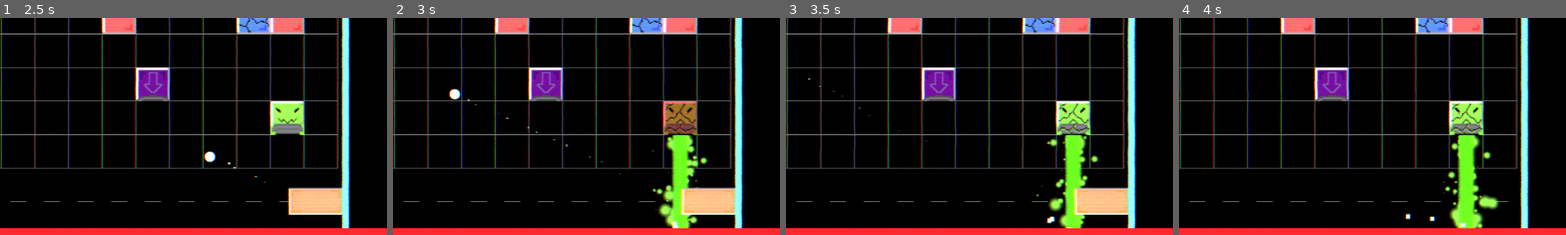
Above: before the commit, frames 1-4 (left to right).
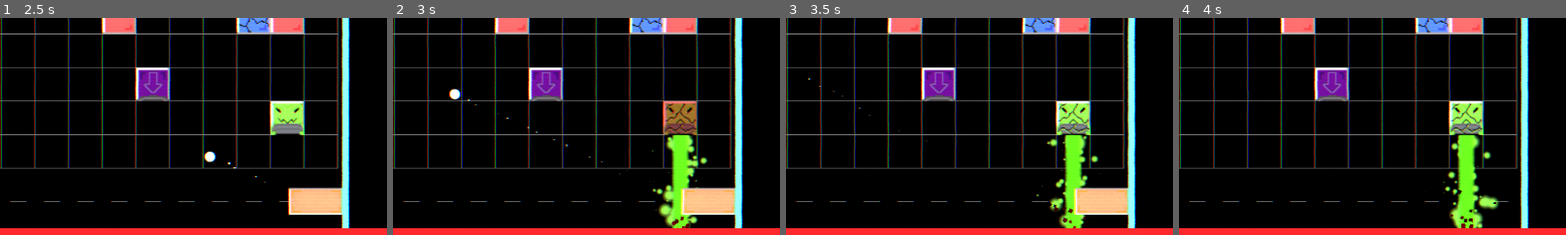
Above: after the commit, the same moments.

Repository: Nicheen/NotPong2025
Game: Godot game, scene res://scenes/menus/main_menu.tscn
The game is run twice, just before and just after one commit, with the same random seed, the same clock (stepped at 60 frames per second) and the same inputs.
Inputs (mouse positions are % of the whole screen's width and height, from its top left):
- Up to frame 1 (2.5 s): click "START GAME" at 0.5 s; tap Enter (ui_accept) at 1.25, 1.52, 2.27 s; move the mouse to (72, 45) at 1.27 s; hold D (move_right) 1.28-2.03 s; click (72, 45) at 1.35 s; move the mouse to (30, 55) at 2.02 s; hold S (teleport_down) from 2.03 s (still down); click (30, 55) at 2.1 s
- Up to frame 2 (3 s): move the mouse to (60, 28) at 2.77 s; release S (teleport_down) at 2.78 s; hold D (move_right) from 2.78 s (still down); click (60, 28) at 2.85 s
- Up to frame 3 (3.5 s): keep holding D (move_right)
- Up to frame 4 (4 s): move the mouse to (45, 70) at 3.52 s; release D (move_right) at 3.53 s; hold W (teleport_up) from 3.53 s (still down); click (45, 70) at 3.6 s; tap Enter (ui_accept) at 3.77 s
The pictures show only the part of the screen within x 39-89%, y 50-100%; the shares and areas given below are measured in that part.

Frame 1 is identical in both runs. In frame 2, 0.1% of the frame differs, in the area x 71-77%, y 91-97%; in frame 3, 0.2%; in frame 4, 0.3%, in the area x 58-83%, y 79-97%.

Commit message:
laser effect fixed

Diff:
--- a/NOTPONG/effects/laser.gd
+++ b/NOTPONG/effects/laser.gd
@@ -22,6 +22,7 @@
 
 var tween: Tween = null
 var current_hit_color := Color.WHITE
+var original_particle_color := Color.WHITE
 
 @onready var line_2d: Line2D = %Line2D
 @onready var casting_particles: GPUParticles2D = %CastingParticles2D
@@ -30,6 +31,8 @@
 @onready var hit_particles: GPUParticles2D = %HitParticles2D
 
 func _ready() -> void:
+	store_original_particle_color()
+
 	var core_texture = create_laser_core_texture(color)
 	line_2d.texture = core_texture
 	line_2d.texture_mode = Line2D.LINE_TEXTURE_STRETCH
@@ -43,6 +46,26 @@
 	if not Engine.is_editor_hint():
 		set_physics_process(false)
 
+func get_current_hit_color() -> Color:
+	return current_hit_color
+
+func store_original_particle_color():
+	# Try to get color from collision particles' gradient or modulate
+	if hit_particles:
+		if hit_particles.process_material:
+			var material = hit_particles.process_material as ParticleProcessMaterial
+			if material and material.color_ramp and material.color_ramp.gradient:
+				var gradient = material.color_ramp.gradient
+				if gradient.colors.size() > 0:
+					original_particle_color = gradient.colors[0]
+					print("Stored original particle color from gradient: ", original_particle_color)
+					return
+
+		# Fallback to modulate if no gradient color found
+		original_particle_color = hit_particles.modulate
+		print("Stored original particle color from modulate: ", original_particle_color)
+	else:
+		print("Warning: collision_particles not found, using white as fallback")
 
 func _physics_process(delta: float) -> void:
 	target_position = target_position.move_toward(Vector2.RIGHT * max_length, cast_speed * delta)
@@ -56,13 +79,13 @@
 		collision_particles.position = laser_end_position
 
 		hit_particles.global_rotation = get_collision_normal().angle()
-		hit_particles.position = laser_end_position
+		hit_particles.position = laser_end_position + Vector2(10, 0)
 
 		var hit_body = get_collider()
 		current_hit_color = get_object_color(hit_body)
 
-		var material = collision_particles.process_material as ParticleProcessMaterial
-		if material and material.color_ramp and current_hit_color != Color.WHITE:
+		var material = hit_particles.process_material as ParticleProcessMaterial
+		if material and material.color_ramp:
 			update_gradient_colors(material.color_ramp, current_hit_color)
 
 
@@ -82,19 +105,8 @@
 	var gradient = gradient_texture.gradient
 	var colors = gradient.colors
 
-	# Update the colors array - replace with hit color variations
-	# Index 0 = start color (full hit color)
-	# Index 1 = end color (transparent hit color)
-
-	if colors.size() >= 2:
-		colors[0] = hit_color  # Start with full hit color
-		colors[1] = Color(hit_color.r, hit_color.g, hit_color.b, 0.0)  # End with transparent
-
-		# If there are more colors, create a nice gradient
-		if colors.size() > 2:
-			for i in range(1, colors.size() - 1):
-				var alpha = 1.0 - (float(i) / float(colors.size() - 1))
-				colors[i] = Color(hit_color.r, hit_color.g, hit_color.b, alpha)
+	colors[0] = hit_color  # Start with full hit color
+	colors[1] = Color.BLACK # End with black
 
 	# Apply the updated colors
 	gradient.colors = colors
@@ -105,14 +117,14 @@
 func ease_out_quint(x: float) -> float:
 	return 1.0 - pow(1.0 - x, 5)
 
-func get_texture_dominant_color(texture: Texture2D, modulate_color: Color = Color.WHITE) -> Color:
+func get_texture_dominant_color(texture: Texture2D, modulate_color: Color) -> Color:
 	if not texture:
-		return Color.WHITE
+		return original_particle_color
 
 	# Get the texture as an Image
 	var image = texture.get_image()
 	if not image:
-		return Color.WHITE
+		return original_particle_color
 
 	# Sample key pixels to determine dominant color
 	var width = image.get_width()
@@ -169,12 +181,12 @@
 
 func get_object_color(hit_object) -> Color:
 	if not hit_object:
-		return Color.WHITE
+		return original_particle_color
 
 	# Try to get sprite from the hit object
 	var sprite = get_sprite_from_object(hit_object)
 	if not sprite:
-		return Color.WHITE
+		return original_particle_color
 
 	# Get the texture color
 	var texture_color = get_texture_dominant_color(sprite.texture, sprite.modulate)
--- a/NOTPONG/effects/laser.tscn
+++ b/NOTPONG/effects/laser.tscn
@@ -105,25 +105,30 @@
 scale_curve = SubResource("CurveTexture_v2imv")
 color_ramp = SubResource("GradientTexture1D_s6yp2")
 
-[sub_resource type="Gradient" id="Gradient_tefeu"]
-interpolation_mode = 1
-offsets = PackedFloat32Array(0.01, 0.52)
-colors = PackedColorArray(1, 1, 1, 0.941176, 1, 1, 1, 0.941176)
+[sub_resource type="Gradient" id="Gradient_ypvw2"]
+colors = PackedColorArray(1, 1, 1, 1, 1, 1, 1, 1)
 
-[sub_resource type="GradientTexture2D" id="GradientTexture2D_o6xl0"]
-gradient = SubResource("Gradient_tefeu")
-fill = 2
-fill_from = Vector2(1, 1)
-fill_to = Vector2(0, 0)
+[sub_resource type="GradientTexture2D" id="GradientTexture2D_aq7nb"]
+gradient = SubResource("Gradient_ypvw2")
+
+[sub_resource type="Gradient" id="Gradient_aq7nb"]
+offsets = PackedFloat32Array(0, 0.731183)
+colors = PackedColorArray(0.572669, 1.1792e-06, 3.36915e-07, 1, 0, 0.0117647, 0, 1)
+
+[sub_resource type="GradientTexture1D" id="GradientTexture1D_o5pat"]
+gradient = SubResource("Gradient_aq7nb")
 
 [sub_resource type="ParticleProcessMaterial" id="ParticleProcessMaterial_ybewo"]
 particle_flag_disable_z = true
-direction = Vector3(0, -1, 0)
-initial_velocity_min = 10.0
-initial_velocity_max = 200.0
+angle_min = 30.0
+angle_max = 90.0
+spread = 30.0
+initial_velocity_min = 50.0
+initial_velocity_max = 120.0
 gravity = Vector3(0, 98, 0)
-scale_min = 0.1
+scale_min = 0.05
 scale_max = 0.1
+color_ramp = SubResource("GradientTexture1D_o5pat")
 
 [node name="Laser" type="RayCast2D"]
 target_position = Vector2(1400, 0)
@@ -175,5 +180,6 @@
 [node name="HitParticles2D" type="GPUParticles2D" parent="."]
 unique_name_in_owner = true
 emitting = false
-texture = SubResource("GradientTexture2D_o6xl0")
+amount = 18
+texture = SubResource("GradientTexture2D_aq7nb")
 process_material = SubResource("ParticleProcessMaterial_ybewo")
Not shown: 1 places in NOTPONG/effects/laser.tscn that only renumber resources
Not shown: 1 places in NOTPONG/scenes/main.tscn that only renumber resources
